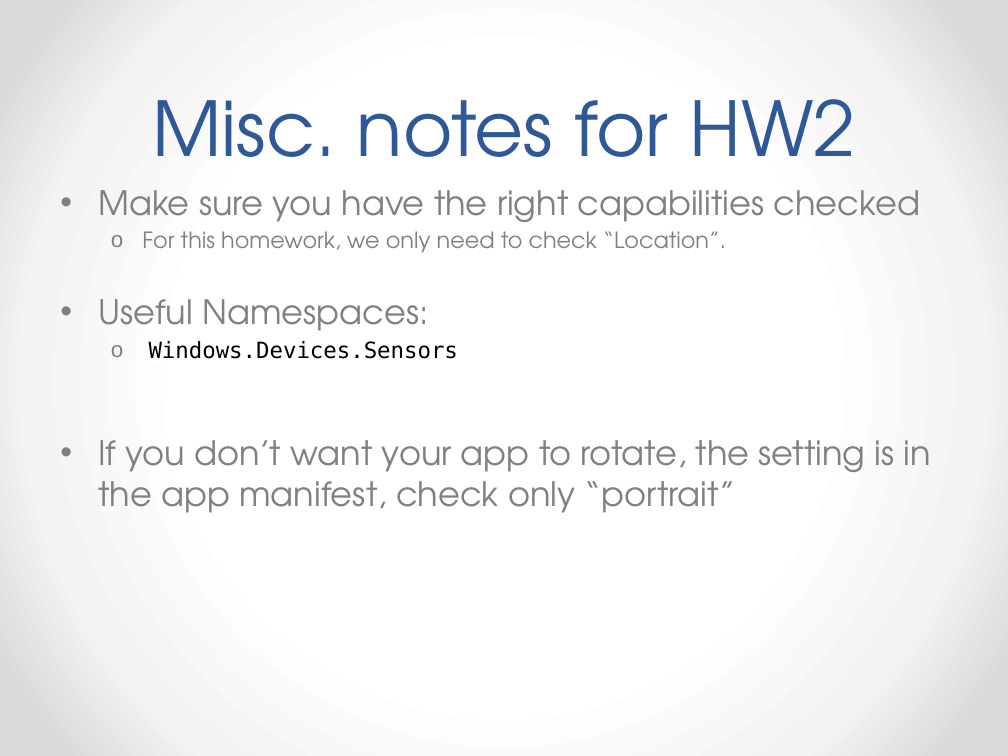
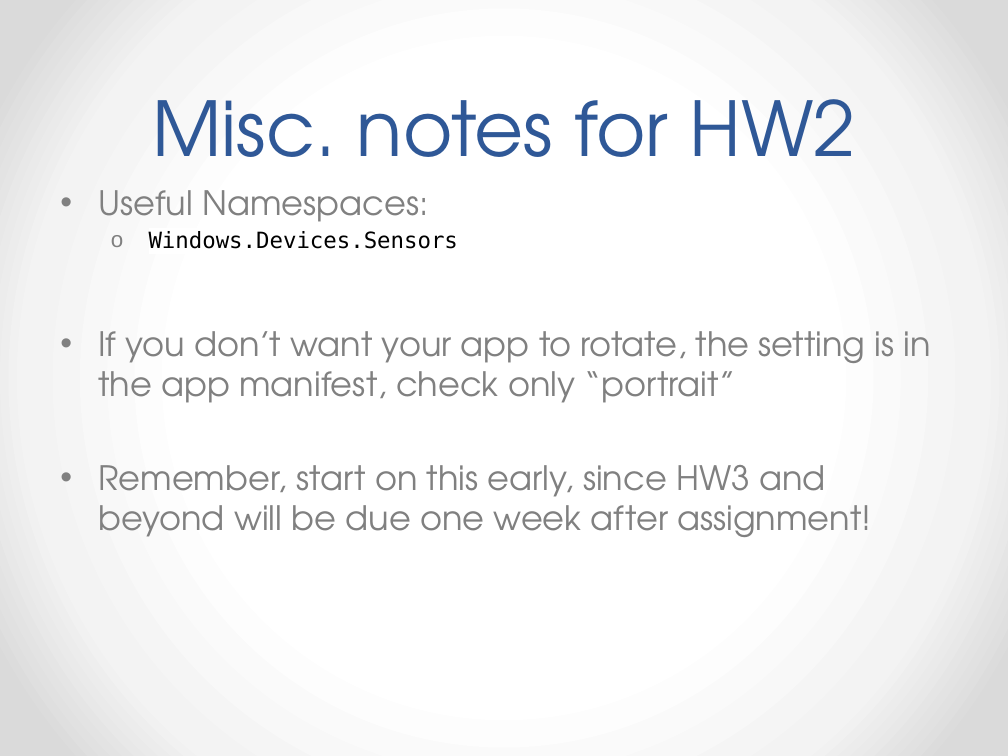
Before and after one commit to EE590-Winter2015/Materials, a slide deck: slide 59 of Week 2/Week 2.pptx. Drawn at 1008x756 pixels with LibreOffice and Linux fonts; fonts in the diff are those of the drawing. Boxes give left, top, right and bottom in pixels: in the first picture for what was removed or moved away, otherwise in the second. Text is boxed around its words. In the diff, an @@ line names an element or a change of style, - is before the commit and + after.

```diff
--- a/Week 2/Week 2.pptx
+++ b/Week 2/Week 2.pptx
@@ text at <box>98,190,921,252</box>: paragraphs removed @@
-• Make sure you have the right capabilities checked
-  o For this homework, we only need to check “Location”.
@@ text at <box>98,465,871,537</box>: paragraph added @@
+• Remember, start on this early, since HW3 and beyond will be due one week after assignment!
```
Also in this commit, not shown: 1 other slide changed.
